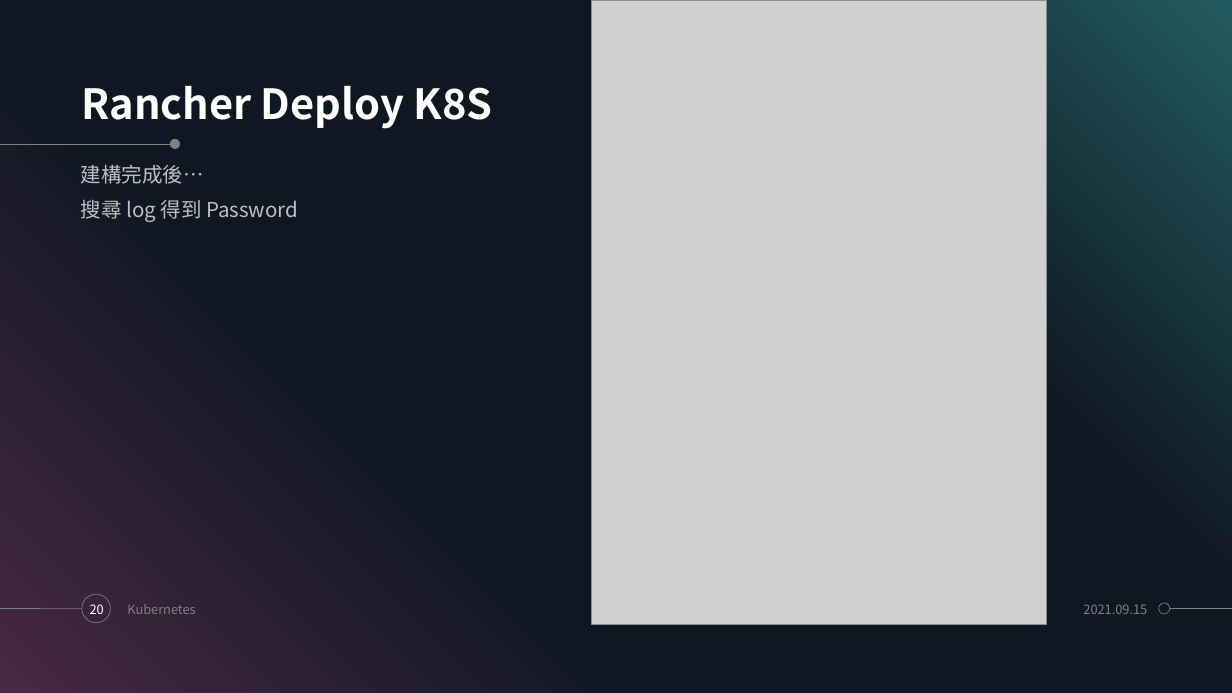
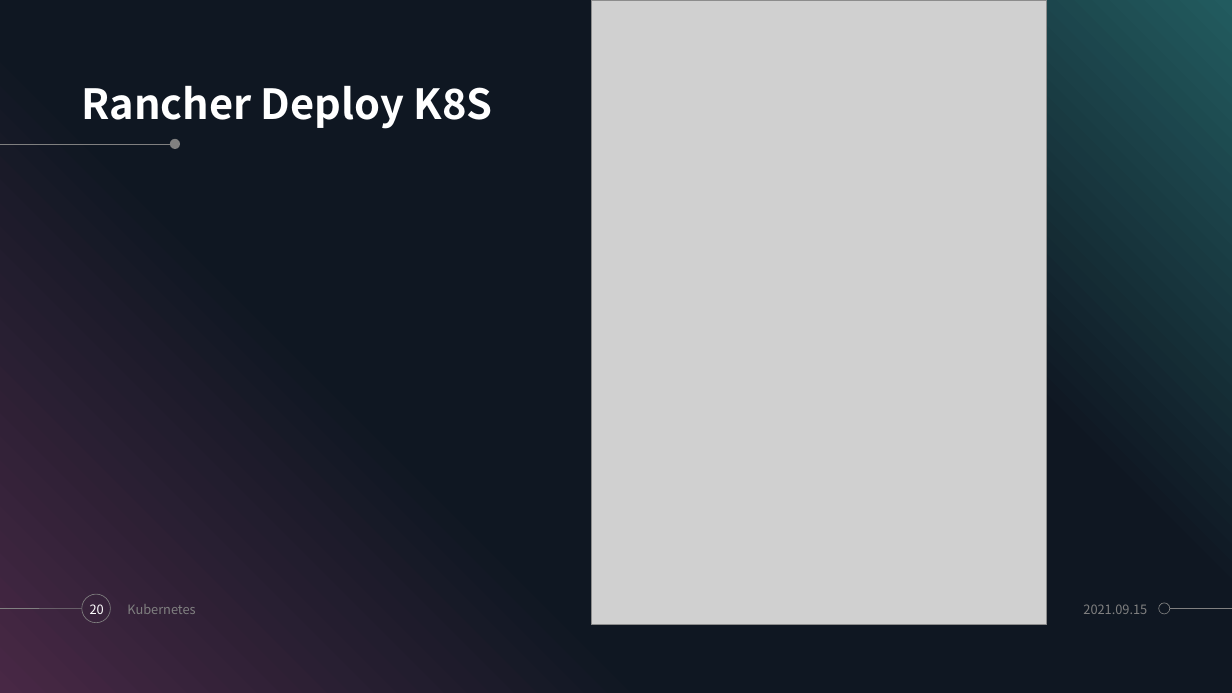
Before and after one commit to rvit2/learning_k8s, a slide deck: slide 20 of Docker & Kubernetes.pptm. Drawn at 1232x693 pixels with LibreOffice and Linux fonts; fonts in the diff are those of the drawing; grey boxes stand for pictures. Boxes give left, top, right and bottom in pixels: in the first picture for what was removed or moved away, otherwise in the second. Text is boxed around its words. In the diff, an @@ line names an element or a change of style, - is before the commit and + after.

```diff
--- a/Docker & Kubernetes.pptm
+++ b/Docker & Kubernetes.pptm
@@ text removed at box(81, 165, 298, 222) @@
-建構完成後…
-搜尋 log 得到 Password
```
Also in this commit, not shown: 2 other slides changed.
